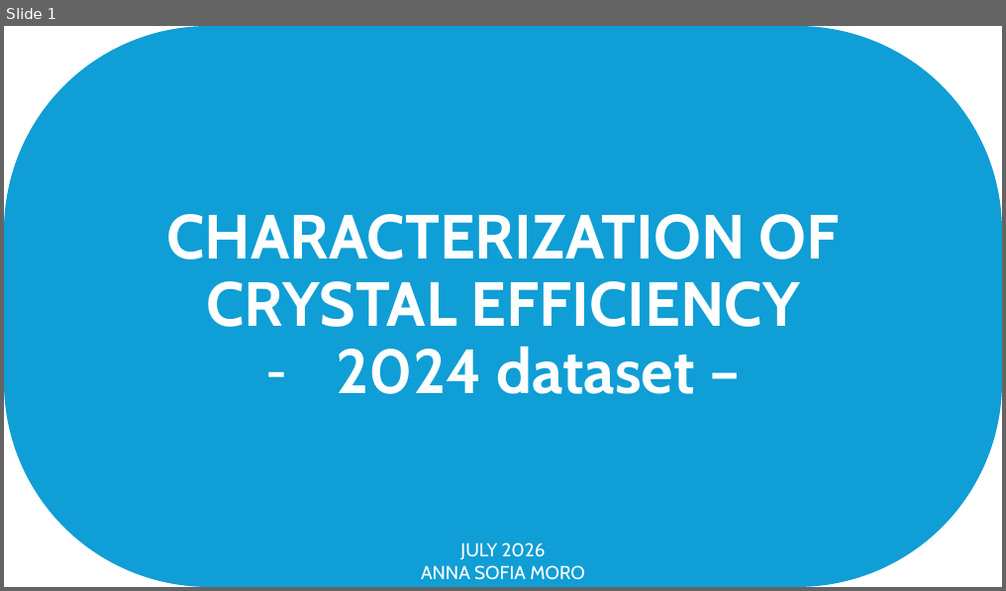
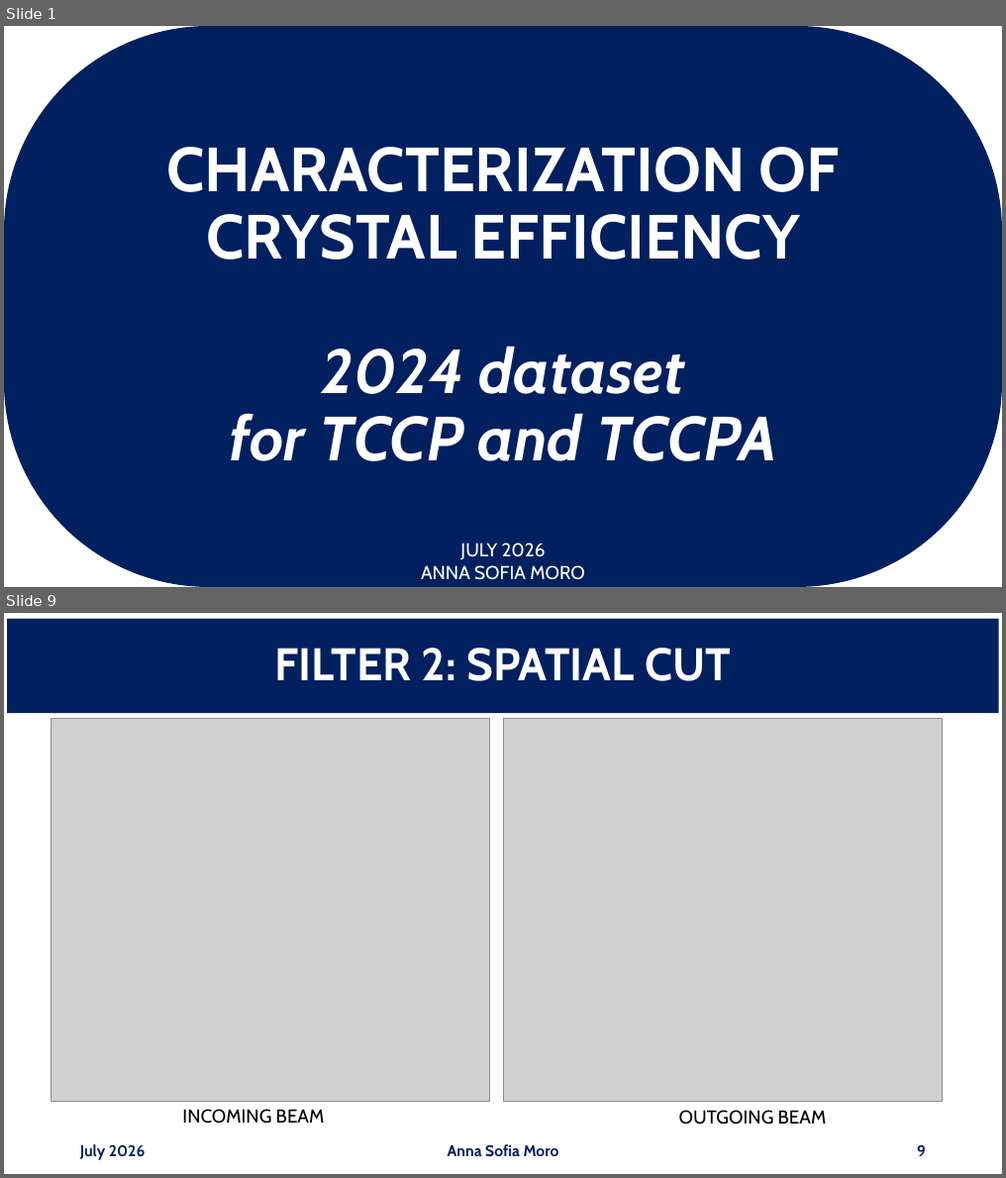
Before and after one commit to annaasofia/tesi, a slide deck: slides/week2.pptx. Shown one above the other, each under a label of ours: slide 1 before the commit, slides 1 and 9 after it; the slides between them are not shown. The pictures are 1006x591 and 1006x1178 pixels, drawn with LibreOffice and Linux fonts; fonts in the diff are those of the drawing; grey boxes stand for pictures. Boxes give left, top, right and bottom in pixels: in the first picture for what was removed or moved away, otherwise in the second. Text is boxed around its words. In the diff, an @@ line names an element or a change of style, - is before the commit and + after.

```diff
--- a/slides/week2.pptx
+++ b/slides/week2.pptx
@@ slide 9 added at <box>4,613,1002,1174</box>, background #FFFFFF @@
@@ title added at <box>7,619,999,713</box>, fill #002060, 44 pt, text #FFFFFF, bold @@
+FILTER 2: SPATIAL CUT
@@ picture added at <box>51,719,489,1102</box> @@
@@ picture added at <box>503,719,943,1102</box> @@
@@ text added at <box>182,1109,325,1124</box>, 18 pt, text #000000 @@
+INCOMING BEAM
@@ text added at <box>679,1110,827,1125</box>, 18 pt, text #000000 @@
+OUTGOING BEAM
@@ text added at <box>80,1145,146,1160</box>, 15 pt, text #002060, bold @@
+July 2026
@@ text added at <box>448,1145,559,1157</box>, 15 pt, text #002060, bold @@
+Anna Sofia Moro
@@ page number added at <box>917,1145,926,1157</box>, 15 pt, text #002060, bold @@
+9
@@ slide 1 changed as well @@
@@ rounded rectangle "CHARACTERIZATION OF CRYSTAL EFFICIENCY" at <box>4,26,1002,587</box>: fill #0F9ED5 to #002060 @@
@@ text in rounded rectangle at <box>229,346,776,462</box>: text changed; italic on @@
-– 2024 dataset –
+2024 dataset
+for TCCP and TCCPA
```
Also in this commit, not shown: 2 other slides changed, 12 other slides added, 1 other file.
